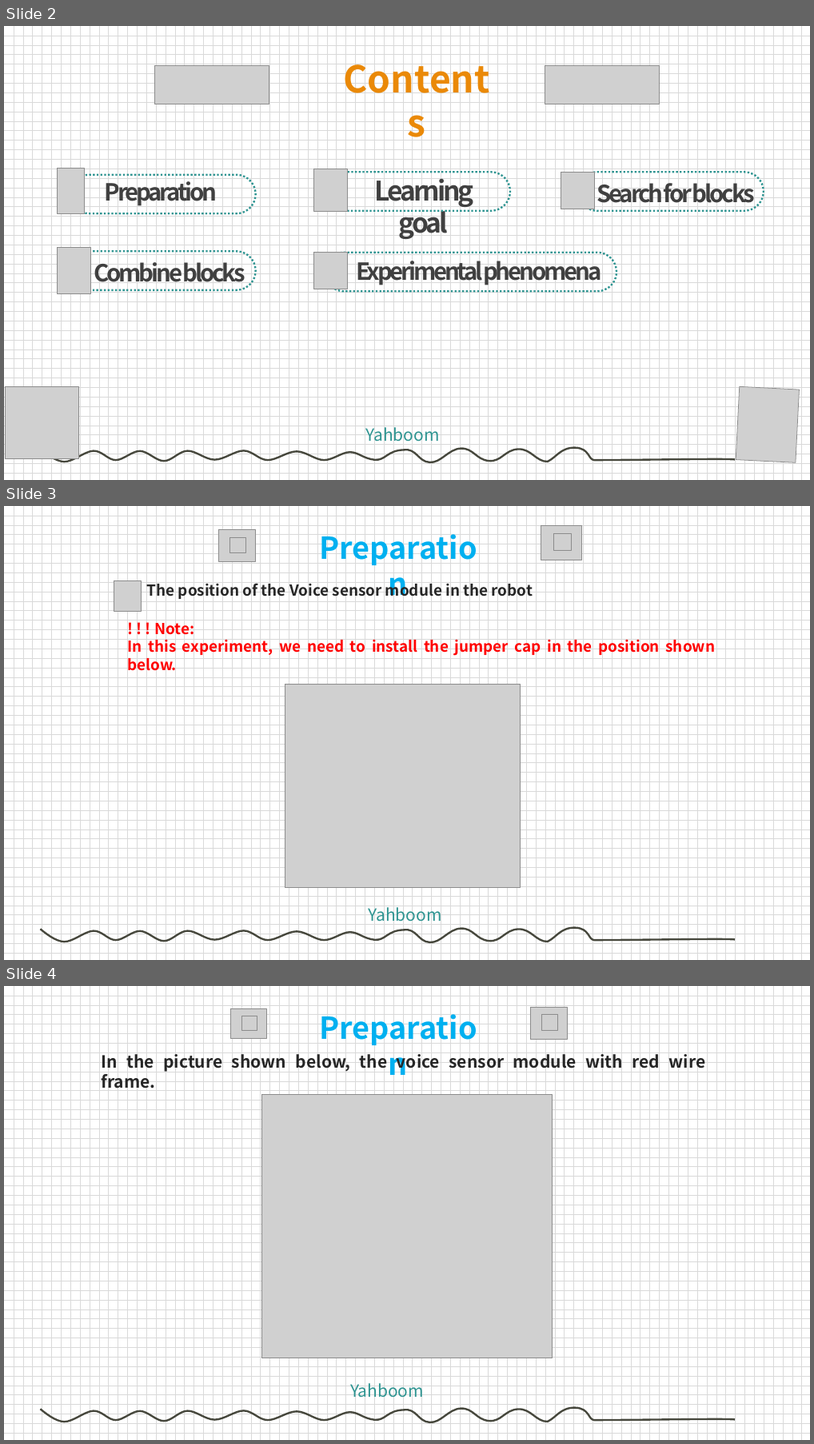
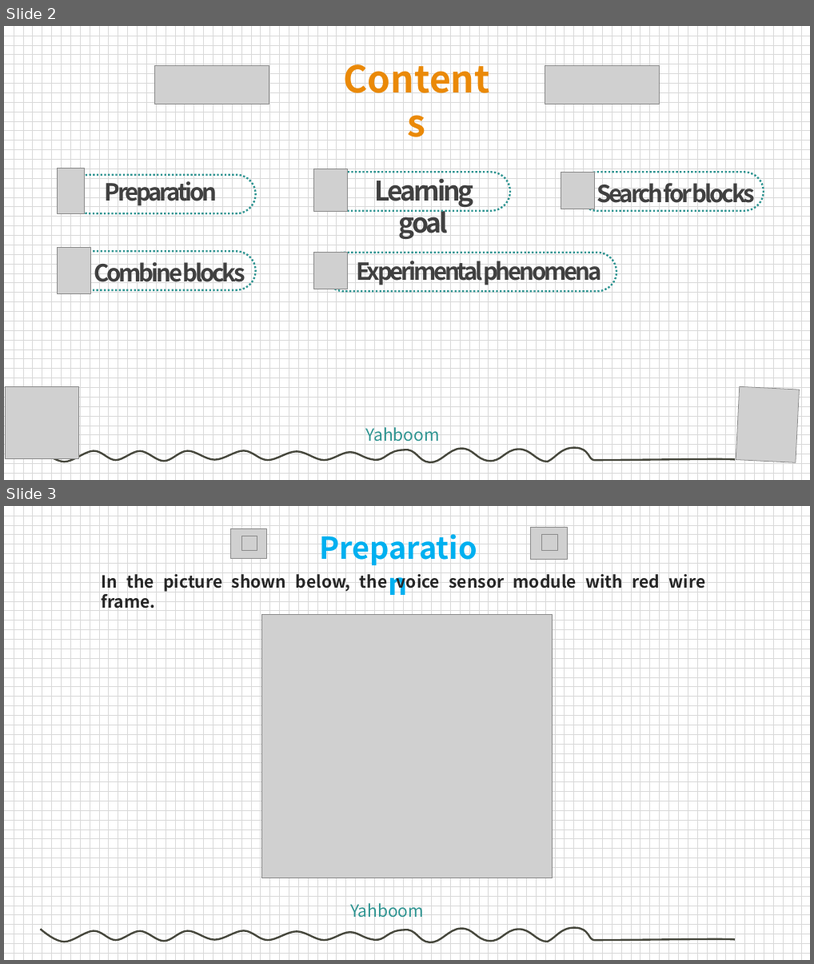
Before and after one commit to YahboomTechnology/Tiny-bit, a slide deck: 06.Playing with Tiny bit/11.Listener/Listener.pptx. Shown one above the other, each under a label of ours: slides 2, 3 and 4 before the commit, slides 2 and 3 after it. The pictures are 814x1444 and 814x964 pixels, drawn with LibreOffice and Linux fonts; fonts in the diff are those of the drawing; grey boxes stand for pictures; background and template pictures are left out. Boxes give left, top, right and bottom in pixels: in the first picture for what was removed or moved away, otherwise in the second. Text is boxed around its words. In the diff, an @@ line names an element or a change of style, - is before the commit and + after.

```diff
--- a/06.Playing with Tiny bit/11.Listener/Listener.pptx
+++ b/06.Playing with Tiny bit/11.Listener/Listener.pptx
@@ slide 3 removed at [4, 506, 810, 960], background pattern #D9D9D9 on #FFFFFF; not listed: 1 template element that a slide beside it also shows @@
@@ picture removed at [218, 529, 256, 562] @@
@@ text removed at [306, 526, 491, 569] @@
-Preparation
@@ picture removed at [542, 526, 582, 560] @@
@@ picture removed at [230, 537, 246, 553] @@
@@ picture removed at [554, 534, 571, 551] @@
@@ picture removed at [114, 581, 141, 612] @@
@@ text removed at [147, 580, 442, 599] @@
-The position of the Voice sensor module in the robot
@@ text removed at [127, 623, 716, 671] @@
-! ! ! Note:
-In this experiment, we need to install the jumper cap in the position shown below.
@@ picture removed at [286, 684, 521, 888] @@
@@ text removed at [369, 907, 442, 921] @@
-Yahboom
@@ what was slide 4 is now slide 3 @@
```
